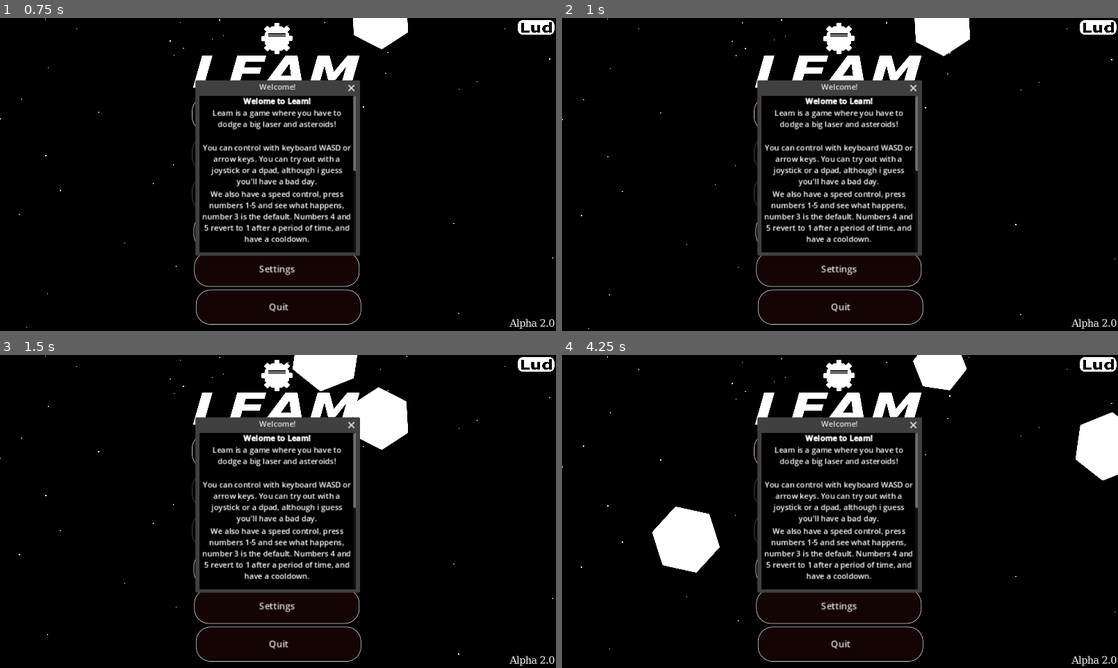
Above: before the commit, frames 1-4 (two rows, left to right).
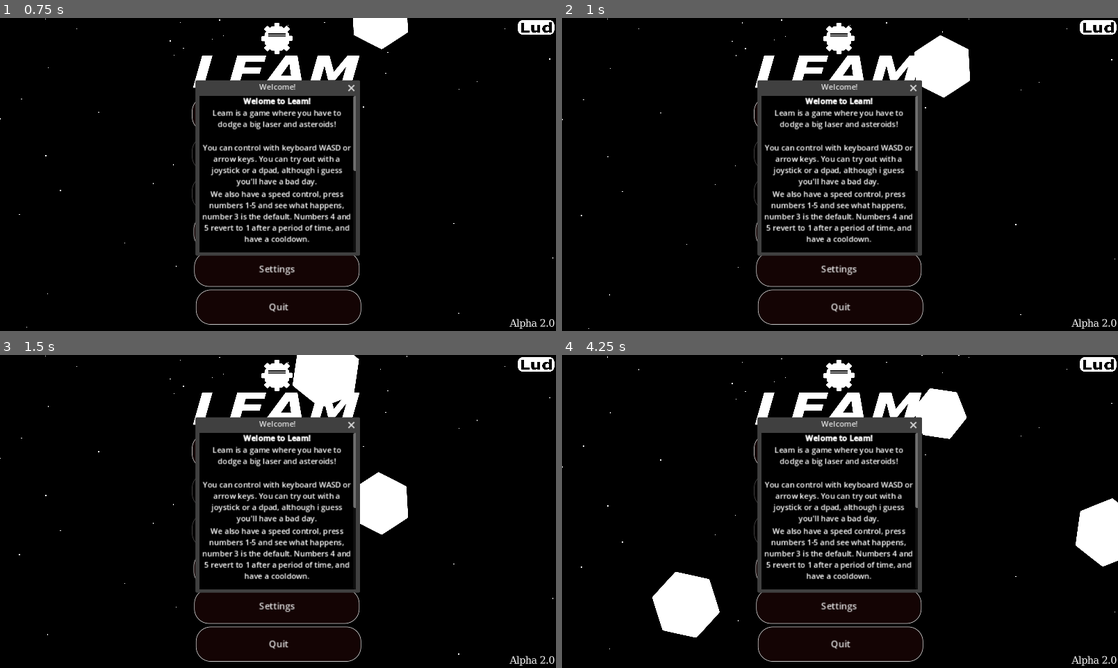
Above: after the commit, the same moments.

Repository: krispysauce098/leam
Game: Godot game, scene res://scenes/game.tscn
Same seed, same stepped clock (60 frames per second), same inputs: the game is played once before the commit and once after it.
Inputs:
- Up to frame 1 (0.75 s): click "Play" at 0.5 s
- Up to frame 2 (1 s): no input
- Up to frame 3 (1.5 s): click "Play" at 1.25 s
- Up to frame 4 (4.25 s): hold Right (move-right) 2.03-2.78 s; tap 1 (speed-1) at 2.1 s; hold Down (move-down) 2.78-3.53 s; tap 2 (speed-2) at 2.85 s; hold Right (move-right) from 3.53 s (still down); tap 3 (speed-3) at 3.6 s

Frame 1 is identical in both runs. In frame 2, 1.9% of the frame differs, in the area x 63-74%, y 0-26%; in frame 3, 3.2%; in frame 4, 8.1%, in the area x 16-100%, y 0-91%.

Commit message:
again&again

Diff:
--- a/scenes/asteroid.tscn
+++ b/scenes/asteroid.tscn
@@ -1,15 +1,11 @@
-[gd_scene load_steps=5 format=3 uid="uid://61xv3x7of50a"]
+[gd_scene load_steps=4 format=3 uid="uid://61xv3x7of50a"]
 
 [ext_resource type="Script" path="res://scripts/asteroid.gd" id="1_ujdbn"]
 [ext_resource type="Texture2D" uid="uid://b7p1yan278t25" path="res://assets/textures/easterbunnyeggys/bossy.png" id="2_0vsw7"]
 [ext_resource type="Texture2D" uid="uid://6chhb7nca2qm" path="res://assets/textures/asteroid/hex.svg" id="2_ky5md"]
 
-[sub_resource type="PhysicsMaterial" id="PhysicsMaterial_uf6i8"]
-rough = true
-
 [node name="Asteroid" type="RigidBody2D" groups=["asteroid"]]
-physics_material_override = SubResource("PhysicsMaterial_uf6i8")
-gravity_scale = 0.5
+gravity_scale = 0.0
 script = ExtResource("1_ujdbn")
 
 [node name="Sprite" type="Sprite2D" parent="."]
--- a/scripts/main.gd
+++ b/scripts/main.gd
@@ -307,7 +307,7 @@
 
 	directon += PI
 
-	var velocity = Vector2(435.0, 0.0)
+	asteroid.linear_velocity = Vector2(0, 435.00)
 
 	add_child(asteroid)
 
